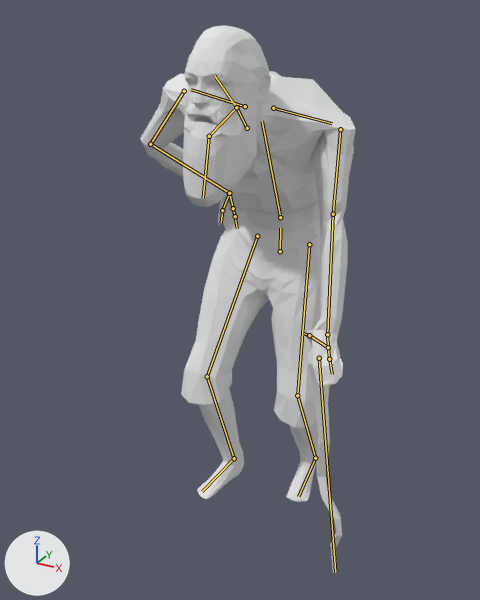
What one commit did to the Blender file Assets/Models/Human.blend.
Both versions are drawn from a 50 mm camera at (2.55, -5.38, 4.75) aimed at (-0.1, -0.57, 2.34). Arrows for +X, +Y and +Z are at lower left; the lights stay in place. The bones that bend it are drawn over the model as lines.

Names of what the first picture shows: 'Cube', 'Humano_LOW'.
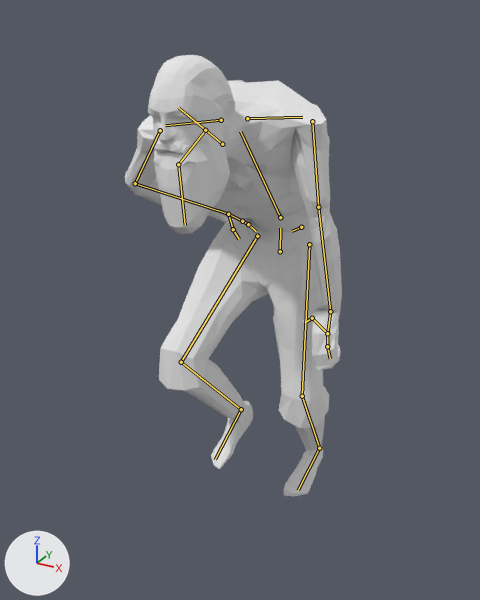
The newer file adds an action. The first version stands in its rest pose; the second is drawn at frame 15 of the action 'Walk'.

Changed parts and their boxes (x1, y1, x2, y2) in the pictures (480 x 600 px):
'Humano_LOW', posed (8% shorter)
    before: (141, 25, 355, 502)
    after: (125, 55, 342, 496)
'Cube', no longer drawn
    before: (307, 346, 342, 573)
bone 'Torso.R', root to tip
    before: (280, 217) to (262, 121)
    after: (280, 217) to (240, 131)
bone 'Neck.R', root to tip
    before: (247, 128) to (236, 107)
    after: (222, 144) to (205, 130)
bone 'Head.R', root to tip
    before: (236, 107) to (214, 75)
    after: (205, 130) to (178, 107)
bone 'Neck.R.001', root to tip
    before: (236, 107) to (209, 136)
    after: (205, 130) to (178, 164)
bone 'Shoulder.L', root to tip
    before: (273, 108) to (332, 123)
    after: (247, 118) to (302, 117)
bone 'UpperArm.L', root to tip
    before: (340, 129) to (333, 214)
    after: (312, 121) to (318, 207)
bone 'Forearm.L', root to tip
    before: (333, 214) to (327, 334)
    after: (318, 207) to (330, 311)
bone 'Hand.L', root to tip
    before: (327, 334) to (328, 347)
    after: (330, 311) to (327, 333)
bone 'Shoulder.R', root to tip
    before: (245, 106) to (191, 89)
    after: (221, 120) to (165, 125)
bone 'UpperArm.R', root to tip
    before: (184, 91) to (150, 144)
    after: (160, 130) to (135, 183)
bone 'Forearm.R', root to tip
    before: (150, 144) to (229, 193)
    after: (135, 183) to (228, 214)
bone 'Hand.R', root to tip
    before: (229, 193) to (233, 208)
    after: (228, 214) to (242, 221)
bone 'Mit1.R', root to tip
    before: (233, 208) to (235, 216)
    after: (242, 221) to (248, 224)
bone 'Forearm.R.001.R', root to tip
    before: (229, 193) to (222, 210)
    after: (228, 214) to (233, 229)
bone 'Thigh.L', root to tip
    before: (309, 244) to (297, 395)
    after: (309, 244) to (302, 396)
bone 'Shin.L', root to tip
    before: (297, 395) to (315, 458)
    after: (302, 396) to (319, 448)
bone 'Foot.L', root to tip
    before: (315, 458) to (298, 496)
    after: (319, 448) to (298, 490)
bone 'Thigh.R', root to tip
    before: (257, 236) to (207, 376)
    after: (257, 236) to (181, 362)
bone 'Shin.R', root to tip
    before: (207, 376) to (234, 458)
    after: (181, 362) to (241, 409)
bone 'Foot.R', root to tip
    before: (234, 458) to (202, 491)
    after: (241, 409) to (215, 459)

The edits, one by one:
Bone 'Torso.R' (bone_torso_r) turns from (29, 6, 0) to (36, 3, 7) degrees about its own x, y and z.
Bone 'Neck.R' (bone_neck_r) turns from (-2, -1, 0) to (0, 0, 0) degrees about its own x, y and z.
Bone 'Head.R' (bone_head_r) turns from (-5, -1, -6) to (0, 0, 0) degrees about its own x, y and z.
Bone 'Neck.R.001' (bone_neck_r_001) turns from (-31, 0, 4) to (-36, 0, 2) degrees about its own x, y and z.
Bone 'Shoulder.L' (bone_shoulder_l) turns from (-13, 10, -2) to (0, 0, 0) degrees about its own x, y and z.
Bone 'UpperArm.L' (bone_upperarm_l) turns from (-81, -12, -5) to (-77, 2, -1) degrees about its own x, y and z.
Bone 'Forearm.L' (bone_forearm_l) turns from (3, 58, 15) to (-6, 57, 22) degrees about its own x, y and z.
Bone 'Hand.L' (bone_hand_l) turns from (33, -10, 57) to (46, -13, 50) degrees about its own x, y and z.
Bone 'Shoulder.R' (bone_shoulder_r) turns from (7, -2, -14) to (0, 0, 0) degrees about its own x, y and z.
Bone 'UpperArm.R' (bone_upperarm_r) turns from (-47, -22, 13) to (-51, -20, 9) degrees about its own x, y and z.
Bone 'Forearm.R' (bone_forearm_r) turns from (-78, -22, -19) to (-87, -27, -20) degrees about its own x, y and z.
Bone 'Hand.R' (bone_hand_r) turns from (12, 22, -26) to (-4, -7, -22) degrees about its own x, y and z.
Bone 'Mit1.R' (bone_mit1_r) turns from (10, -11, 11) to (0, 0, 0) degrees about its own x, y and z.
Bone 'Forearm.R.001.R' (bone_forearm_r_001_r) turns from (-10, 8, 31) to (14, 0, 19) degrees about its own x, y and z.
Bone 'Thigh.L' (bone_thigh_l) turns from (-15, 0, -3) to (-14, -1, -4) degrees about its own x, y and z.
Bone 'Shin.L' (bone_shin_l) turns from (37, -2, 5) to (41, -3, 7) degrees about its own x, y and z.
Bone 'Foot.L' (bone_foot_l) turns from (-24, -4, 8) to (-18, 7, 9) degrees about its own x, y and z.
Bone 'Thigh.R' (bone_thigh_r) turns from (-27, 2, 7) to (-51, 3, 8) degrees about its own x, y and z.
Bone 'Shin.R' (bone_shin_r) turns from (40, 2, -7) to (87, 10, -8) degrees about its own x, y and z.
Bone 'Foot.R' (bone_foot_r) turns from (-19, -3, -4) to (-10, 2, -3) degrees about its own x, y and z.
